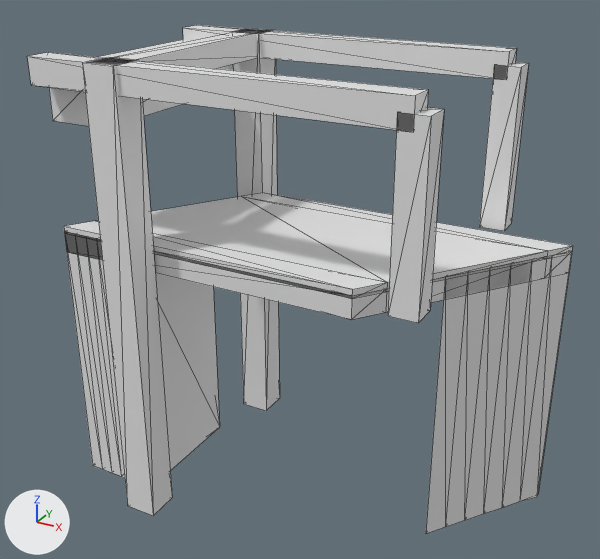
Two versions of the glTF model models/muntendam/muntendam-brug-91d5f57f/muntendam-brug-91d5f57f.glb, one commit apart.
Before and after are seen from a 50 mm lens placed at (12.7, -23.9, 10.5), pointed at (-0.4, 0.0, -1.4). The axes (+X, +Y, +Z) are drawn at lower left. The lights are the same throughout. The first picture is the older version. Mesh edges are drawn as thin lines. Vertices at exactly the same position are counted once.

Names of what the first picture shows: 'building:balans', 'building:balans 2', 'building:contragewicht', 'building:hamei', 'building:hamei 2', 'building:hangstang', 'building:hangstang 2', 'building:portaal', 'road:dek', 'road:landhoofd (aangenomen)', 'road:landhoofd (aangenomen) 2', 'road:rijbaan lokale weg', 'road:voetpad 2' and 1 more.
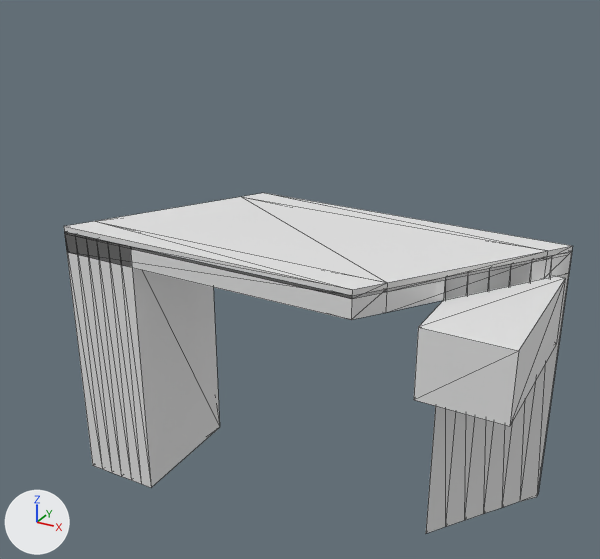
What differs and where, as boxes (x1, y1, x2, y2) in the pictures (600 x 559 px):
'building:hamei 2', deleted
    before: (82, 57, 172, 516)
'building:contragewicht', moved, rescaled (18% narrower, 72% taller)
    before: (49, 39, 233, 126)
    after: (414, 276, 565, 426)
'building:balans 2', deleted
    before: (27, 52, 428, 132)
'building:hangstang 2', deleted
    before: (388, 107, 444, 323)
'building:balans', deleted
    before: (183, 25, 517, 80)
'building:hamei', deleted
    before: (232, 28, 279, 411)
'building:hangstang', deleted
    before: (479, 62, 529, 231)
'building:portaal', deleted
    before: (101, 30, 260, 69)

Patch to the scene script:
```diff
--- a/models/muntendam/muntendam-brug-91d5f57f/muntendam-brug-91d5f57f.glb.py
+++ b/models/muntendam/muntendam-brug-91d5f57f/muntendam-brug-91d5f57f.glb.py
@@ me_contragewicht @@
 # used by ob_building_contragewicht; location = (0.0, 0.0, 0.0)
-me_contragewicht.from_pydata(...)  # 8 vertices, 12 faces; spans x -7.68..-5.48, y -3.8..3.8, z 4.27..6.02
+me_contragewicht.from_pydata(...)  # 8 vertices, 12 faces; spans x 5.18..8.18, y -2.9..2.9, z -3.16..-0.66
+# me_contragewicht part 1: the whole mesh is scaled about its middle by (1.36, 0.763, 1.43), then moved by (13.26, 0.0, -7.06)
@@ ob_building_hamei @@
-ob_building_hamei = bpy.data.objects.new('building:hamei', me_hamei)
-ob_building_hamei.location = (0.0, 0.0, 0.0)
@@ ob_building_hamei_2 @@
-ob_building_hamei_2 = bpy.data.objects.new('building:hamei 2', me_hamei_2)
-ob_building_hamei_2.location = (0.0, 0.0, 0.0)
@@ ob_building_portaal @@
-ob_building_portaal = bpy.data.objects.new('building:portaal', me_portaal)
-ob_building_portaal.location = (0.0, 0.0, 0.0)
@@ ob_building_balans @@
-ob_building_balans = bpy.data.objects.new('building:balans', me_balans)
-ob_building_balans.location = (0.0, 0.0, 0.0)
@@ ob_building_hangstang @@
-ob_building_hangstang = bpy.data.objects.new('building:hangstang', me_hangstang)
-ob_building_hangstang.location = (0.0, 0.0, 0.0)
@@ ob_building_balans_2 @@
-ob_building_balans_2 = bpy.data.objects.new('building:balans 2', me_balans_2)
-ob_building_balans_2.location = (0.0, 0.0, 0.0)
@@ ob_building_hangstang_2 @@
-ob_building_hangstang_2 = bpy.data.objects.new('building:hangstang 2', me_hangstang_2)
-ob_building_hangstang_2.location = (0.0, 0.0, 0.0)
```
